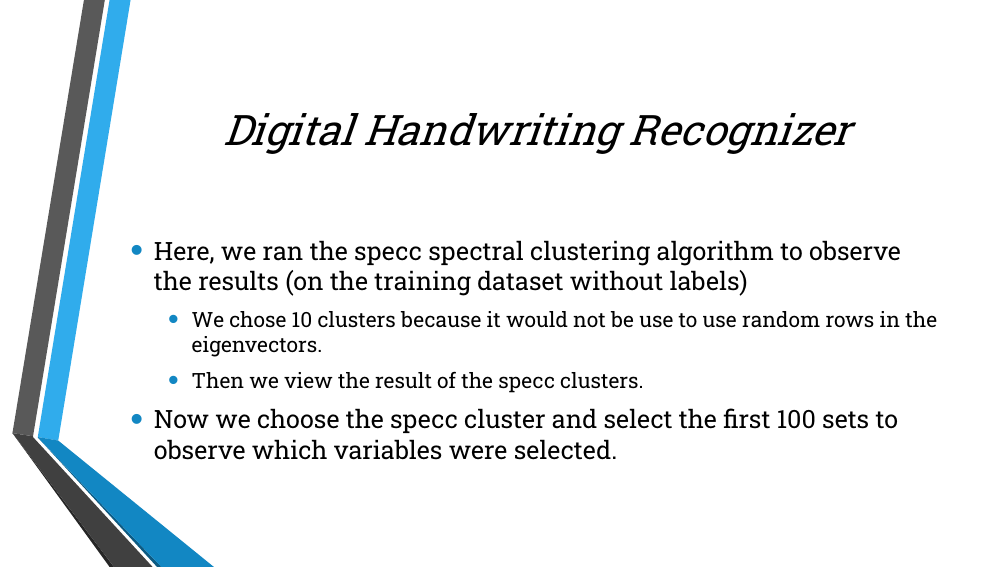
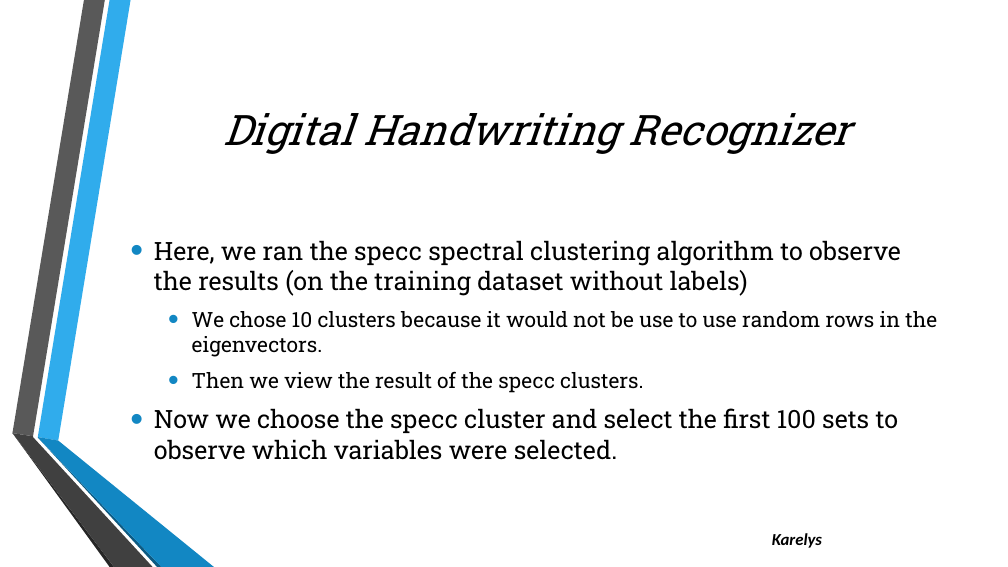
Before and after one commit to julielinx/Final-_Project, a slide deck: slide 11 of Presentation1.pptx (slide 3 before the commit). Drawn at 1008x567 pixels with LibreOffice and Linux fonts; fonts in the diff are those of the drawing; background and template pictures are left out. Boxes give left, top, right and bottom in pixels: in the first picture for what was removed or moved away, otherwise in the second. Text is boxed around its words. In the diff, an @@ line names an element or a change of style, - is before the commit and + after.

```diff
--- a/Presentation1.pptx
+++ b/Presentation1.pptx
@@ text added at box(772, 533, 822, 548), 16 pt, text #000000, bold, italic @@
+Karelys
```
Also in this commit, not shown: 4 other slides changed, 8 slides added.
